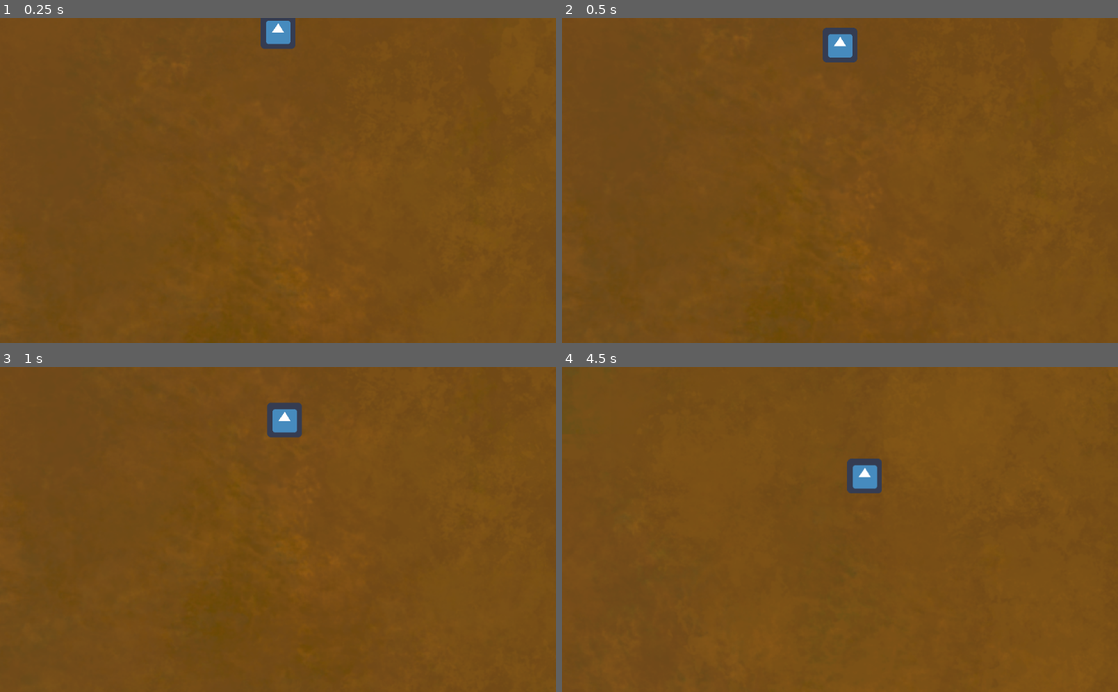
Above: before the commit, frames 1-4 (two rows, left to right).
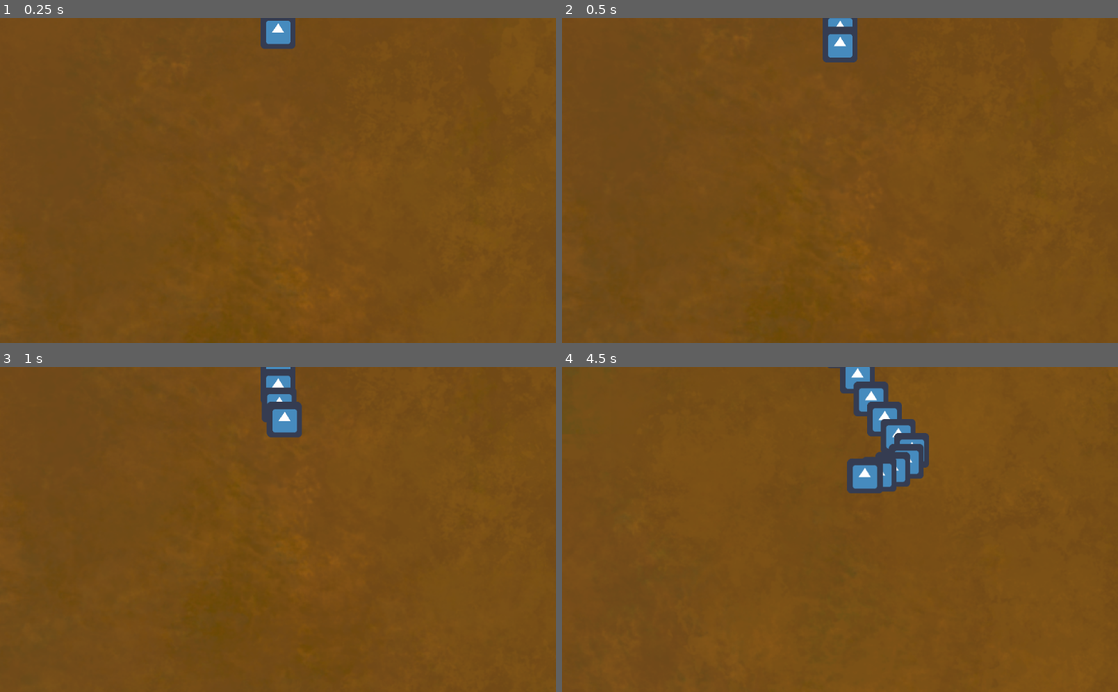
Above: after the commit, the same moments.

Repository: Lycentzia/I-am-Root
Game: Godot game, scene res://mainScreen.tscn
Same seed, same stepped clock (60 frames per second), same inputs: the game is played once before the commit and once after it. The engine's default icon, where the game draws it, is replaced by a stand-in: a white triangle on a blue panel in a dark square.
Inputs:
- Up to frame 1 (0.25 s): no input
- Up to frame 2 (0.5 s): no input
- Up to frame 3 (1 s): hold Right (move_right) from 0.53 s (still down)
- Up to frame 4 (4.5 s): release Right (move_right) at 1.28 s; hold Left (move_left) 1.28-2.03 s; hold Right (move_right) 2.03-3.53 s; hold Left (move_left) from 3.53 s (still down)

Frame 1 is identical in both runs. In frame 2, 0.2% of the frame differs, in the area x 46-54%, y 0-4%; in frame 3, 0.8%; in frame 4, 3.0%, in the area x 47-66%, y 0-39%.

Commit message:
spawn root body

Diff:
--- /dev/null
+++ b/RootBody.gd
@@ -0,0 +1,4 @@
+extends RigidBody2D
+
+func _on_VisibilityNotifier2D_screen_exited():
+	queue_free()
--- /dev/null
+++ b/RootBody.tscn
@@ -0,0 +1,26 @@
+[gd_scene load_steps=4 format=2]
+
+[ext_resource path="res://icon.png" type="Texture" id=1]
+[ext_resource path="res://RootBody.gd" type="Script" id=2]
+
+[sub_resource type="SpriteFrames" id=1]
+animations = [ {
+"frames": [ ExtResource( 1 ) ],
+"loop": true,
+"name": "default",
+"speed": 5.0
+} ]
+
+[node name="RootBody" type="RigidBody2D"]
+gravity_scale = -1.0
+script = ExtResource( 2 )
+
+[node name="AnimatedSprite" type="AnimatedSprite" parent="."]
+frames = SubResource( 1 )
+__meta__ = {
+"_edit_group_": true
+}
+
+[node name="VisibilityNotifier2D" type="VisibilityNotifier2D" parent="."]
+
+[connection signal="screen_exited" from="VisibilityNotifier2D" to="." method="_on_VisibilityNotifier2D_screen_exited"]
--- /dev/null
+++ b/mainScreen.gd
@@ -0,0 +1,17 @@
+extends Node2D
+
+export(PackedScene) var root_body_scene
+
+func _ready():
+	get_tree().call_group("root_body", "queue_free")
+
+
+func _on_RootBodyTimer_timeout():
+	var tipPosition = get_node("TipOfRoot").position
+	var bodyPart = root_body_scene.instance()
+	bodyPart.position = tipPosition
+	# XXX linear_velocity does not work properly,
+	# animation is created with negative gravity on the body parts
+	bodyPart.linear_velocity = Vector2(0.0,-1.0)
+
+	add_child(bodyPart)
--- a/mainScreen.tscn
+++ b/mainScreen.tscn
@@ -1,10 +1,21 @@
-[gd_scene load_steps=3 format=2]
+[gd_scene load_steps=5 format=2]
 
 [ext_resource path="res://TipOfRoot.tscn" type="PackedScene" id=1]
 [ext_resource path="res://Background.tscn" type="PackedScene" id=2]
+[ext_resource path="res://RootBody.tscn" type="PackedScene" id=3]
+[ext_resource path="res://mainScreen.gd" type="Script" id=4]
 
-[node name="Node2D" type="Node2D"]
+[node name="Main" type="Node2D"]
+script = ExtResource( 4 )
+root_body_scene = ExtResource( 3 )
 
 [node name="TipOfRoot" parent="." instance=ExtResource( 1 )]
+z_index = 99
 
 [node name="Background" parent="." instance=ExtResource( 2 )]
+
+[node name="RootBodyTimer" type="Timer" parent="."]
+wait_time = 0.25
+autostart = true
+
+[connection signal="timeout" from="RootBodyTimer" to="." method="_on_RootBodyTimer_timeout"]
